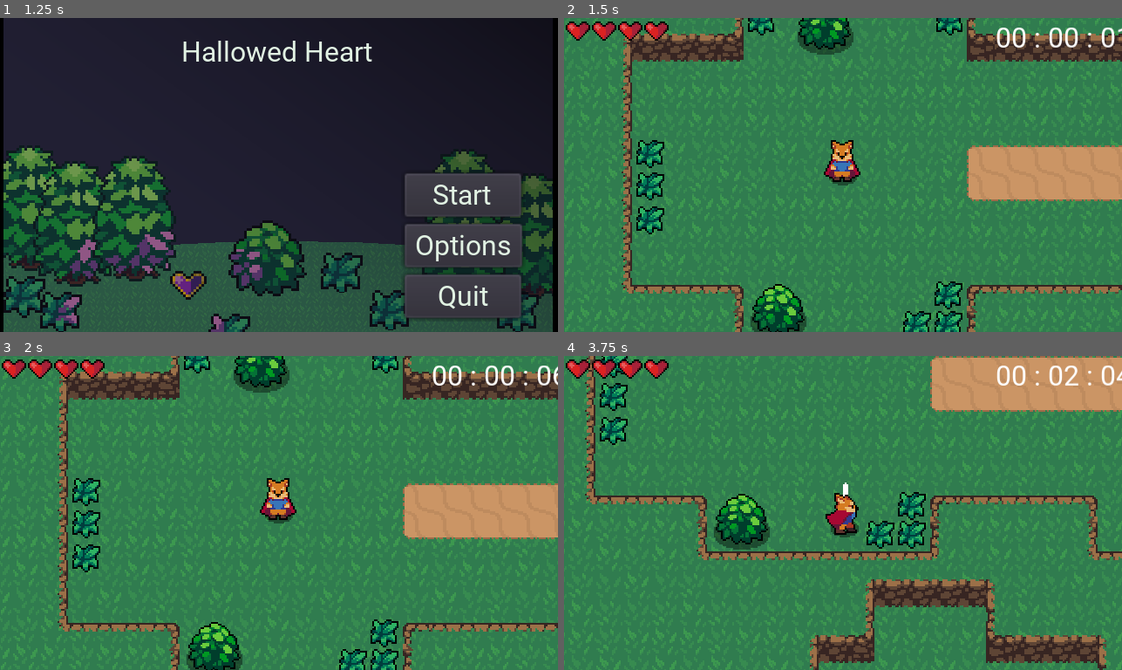
Above: before the commit, frames 1-4 (two rows, left to right).
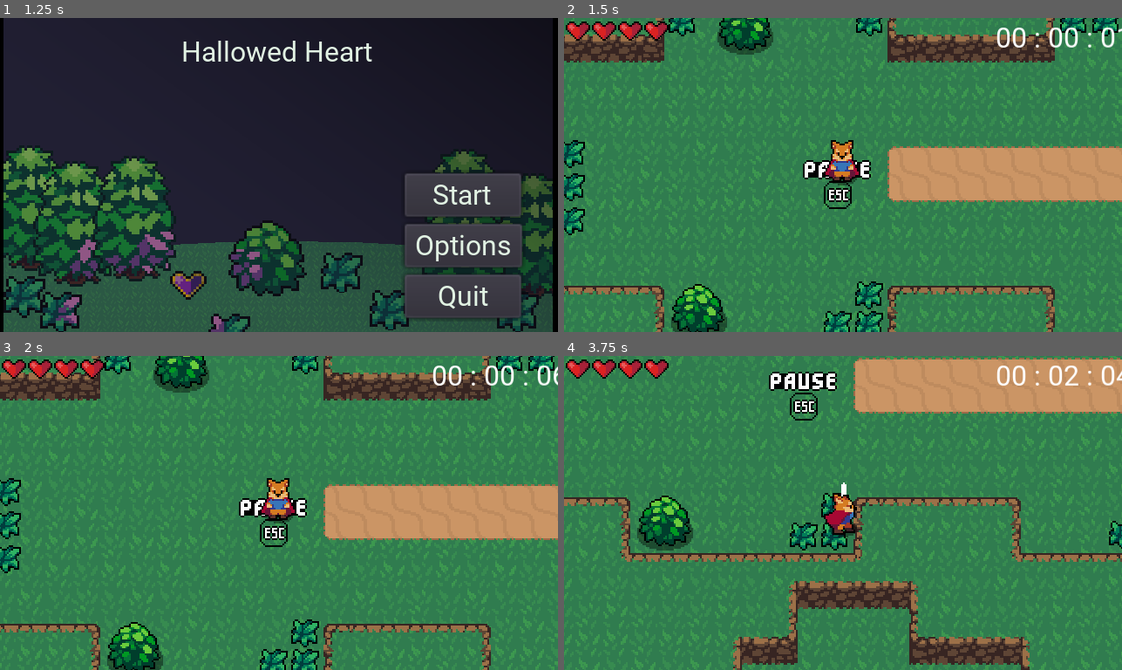
Above: after the commit, the same moments.

Repository: AdmiralOrdinary/HallowedHeart
Game: Godot game, scene res://Menu/StartMenu.tscn
Same seed, same stepped clock (60 frames per second), same inputs: the game is played once before the commit and once after it. Sound files missing from this copy of the repository are replaced by a short silence.
Inputs:
- Up to frame 1 (1.25 s): click "Back" at 0.5 s
- Up to frame 2 (1.5 s): click "Start" at 1.25 s
- Up to frame 3 (2 s): no input
- Up to frame 4 (3.75 s): tap Enter at 2 s; hold Right (ui_right) 2.03-2.78 s; tap J (attack) at 2.1, 3.6 s; hold Down (ui_down) 2.78-3.53 s; tap K (roll) at 2.85 s; hold Right (ui_right) from 3.53 s (still down)

Frame 1 is identical in both runs. In frame 2, 30% of the frame differs, in the area x 0-100%, y 0-100%; in frame 3, 30%; in frame 4, 31%.

Commit message:
Update From 3/5/2021 - Controls Finished
Finished designing the controls in Aseprite

Diff:
--- /dev/null
+++ b/Action RPG/World/TUTORIAL_IMG.tscn
@@ -0,0 +1,7 @@
+[gd_scene load_steps=2 format=2]
+
+[ext_resource path="res://WASD_MOVE.png" type="Texture" id=1]
+
+[node name="WASD_MOVE" type="Sprite"]
+position = Vector2( -1192.28, -174.087 )
+texture = ExtResource( 1 )
--- /dev/null
+++ b/Action RPG/World/WASD_MOVE.tscn
@@ -0,0 +1,8 @@
+[gd_scene load_steps=2 format=2]
+
+[ext_resource path="res://PAUSE_ESC.png" type="Texture" id=1]
+
+[node name="WASD_MOVE" type="Sprite"]
+position = Vector2( -95.8313, -587.931 )
+texture = ExtResource( 1 )
+centered = false
--- a/Action RPG/World/World.tscn
+++ b/Action RPG/World/World.tscn
@@ -21,6 +21,7 @@
 [ext_resource path="res://Enemies/Zombie.tscn" type="PackedScene" id=19]
 [ext_resource path="res://Enemies/PlayerDetectionZone.tscn" type="PackedScene" id=20]
 [ext_resource path="res://Menu/PauseMenu.tscn" type="PackedScene" id=21]
+[ext_resource path="res://World/WASD_MOVE.tscn" type="PackedScene" id=22]
 
 [sub_resource type="TileSet" id=1]
 0/name = "DirtTileset.png 0"
@@ -551,7 +552,7 @@
 tile_data = PoolIntArray( -655362, 0, 0, -655361, 0, 1, -720896, 0, 2, -589867, 0, 0, -589866, 0, 1, -589865, 0, 1, -58 …(15866 unchanged characters)…
 
 [node name="Camera2D" parent="." instance=ExtResource( 10 )]
-position = Vector2( -1191.08, -127.206 )
+position = Vector2( -1145.47, -127.56 )
 
 [node name="TopLeft" parent="Camera2D/Limits" index="0"]
 position = Vector2( -1361.81, -311.309 )
@@ -565,7 +566,7 @@
 [node name="YSort" type="YSort" parent="."]
 
 [node name="Player" parent="YSort" instance=ExtResource( 2 )]
-position = Vector2( -1191.08, -127.206 )
+position = Vector2( -1145.47, -127.56 )
 
 [node name="AnimationTree" parent="YSort/Player" index="4"]
 parameters/playback = SubResource( 51 )
@@ -1931,6 +1932,9 @@
 
 [node name="Boss" parent="YSort" instance=ExtResource( 15 )]
 position = Vector2( 1304, 360 )
+
+[node name="WASD_MOVE" parent="YSort" instance=ExtResource( 22 )]
+position = Vector2( -1284.68, -204.016 )
 
 [node name="WorldMusicPlayer" parent="." instance=ExtResource( 8 )]
 
--- a/Action RPG/project.godot
+++ b/Action RPG/project.godot
@@ -106,14 +106,14 @@
 }
 attack={
 "deadzone": 0.5,
-"events": [ Object(InputEventKey,"resource_local_to_scene":false,"resource_name":"","device":0,"alt":false,"shift":false,"control":false,"meta":false,"command":false,"pressed":false,"scancode":88,"unicode":0,"echo":false,"script":null)
+"events": [ Object(InputEventKey,"resource_local_to_scene":false,"resource_name":"","device":0,"alt":false,"shift":false,"control":false,"meta":false,"command":false,"pressed":false,"scancode":90,"unicode":0,"echo":false,"script":null)
 , Object(InputEventKey,"resource_local_to_scene":false,"resource_name":"","device":0,"alt":false,"shift":false,"control":false,"meta":false,"command":false,"pressed":false,"scancode":74,"unicode":0,"echo":false,"script":null)
  ]
 }
 roll={
 "deadzone": 0.5,
 "events": [ Object(InputEventKey,"resource_local_to_scene":false,"resource_name":"","device":0,"alt":false,"shift":false,"control":false,"meta":false,"command":false,"pressed":false,"scancode":75,"unicode":0,"echo":false,"script":null)
-, Object(InputEventKey,"resource_local_to_scene":false,"resource_name":"","device":0,"alt":false,"shift":false,"control":false,"meta":false,"command":false,"pressed":false,"scancode":90,"unicode":0,"echo":false,"script":null)
+, Object(InputEventKey,"resource_local_to_scene":false,"resource_name":"","device":0,"alt":false,"shift":false,"control":false,"meta":false,"command":false,"pressed":false,"scancode":88,"unicode":0,"echo":false,"script":null)
  ]
 }
 pause={
Binary file added: Action RPG/ATTACK_JZ.png
Not shown, added: Action RPG/ATTACK_JZ.png.import
Binary file added: Action RPG/Controlls.png
Not shown, added: Action RPG/Controlls.png.import
Binary file added: Action RPG/DOWN_ARROW.png
Not shown, added: Action RPG/DOWN_ARROW.png.import
Binary file added: Action RPG/PAUSE_ESC.png
Not shown, added: Action RPG/PAUSE_ESC.png.import
Binary file added: Action RPG/RIGHT_ARROW.png
Not shown, added: Action RPG/RIGHT_ARROW.png.import
Binary file added: Action RPG/ROLL_XK.png
Not shown, added: Action RPG/ROLL_XK.png.import
(and 14 more such lines)
